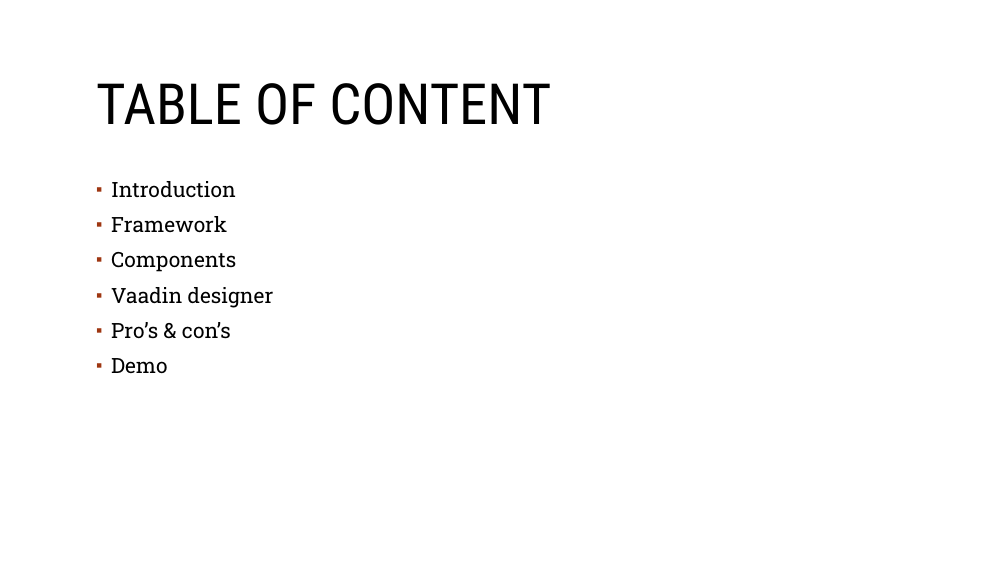
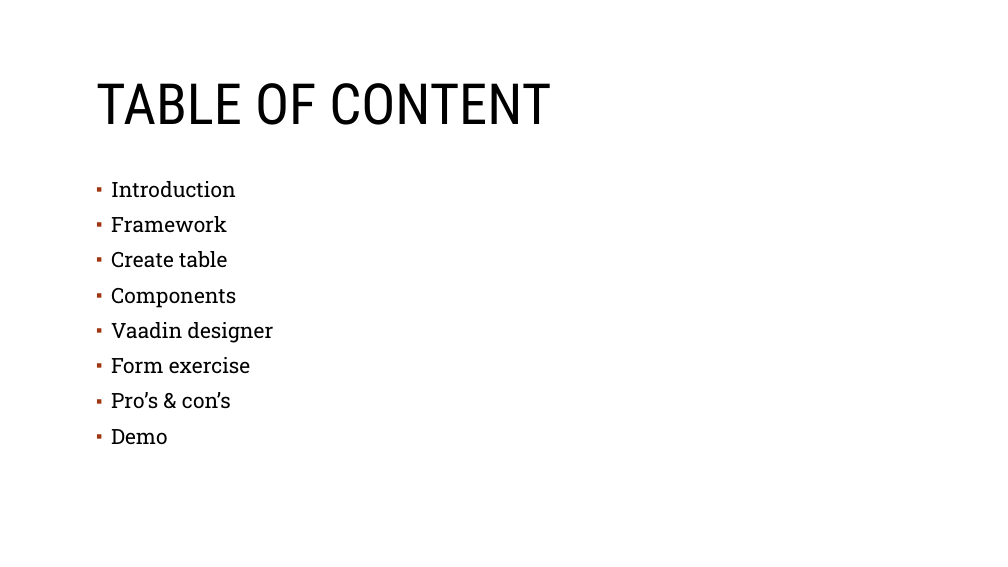
Before and after one commit to sebivenlo/Vaadin-workshop, a slide deck: slide 2 of Documentation/Frontend technologies.odp. Drawn at 1008x567 pixels with LibreOffice and Linux fonts; fonts in the diff are those of the drawing; background and template pictures are left out. Boxes give left, top, right and bottom in pixels: in the first picture for what was removed or moved away, otherwise in the second. Text is boxed around its words. In the diff, an @@ line names an element or a change of style, - is before the commit and + after.

Commit message:
powerPoint

```diff
--- a/Documentation/Frontend technologies.odp
+++ b/Documentation/Frontend technologies.odp
@@ text at [111, 251, 227, 268]: paragraph added @@
+▪ Create table
@@ text at [111, 357, 250, 374]: paragraph added @@
+▪ Form exercise
```
